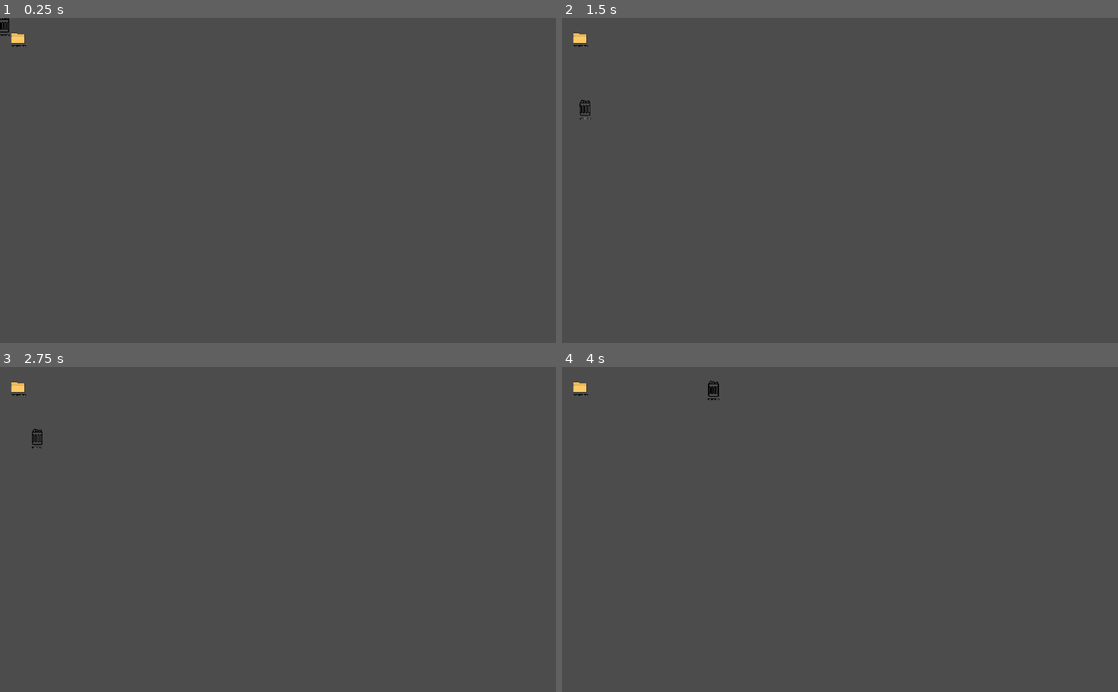
Above: before the commit, frames 1-4 (two rows, left to right).
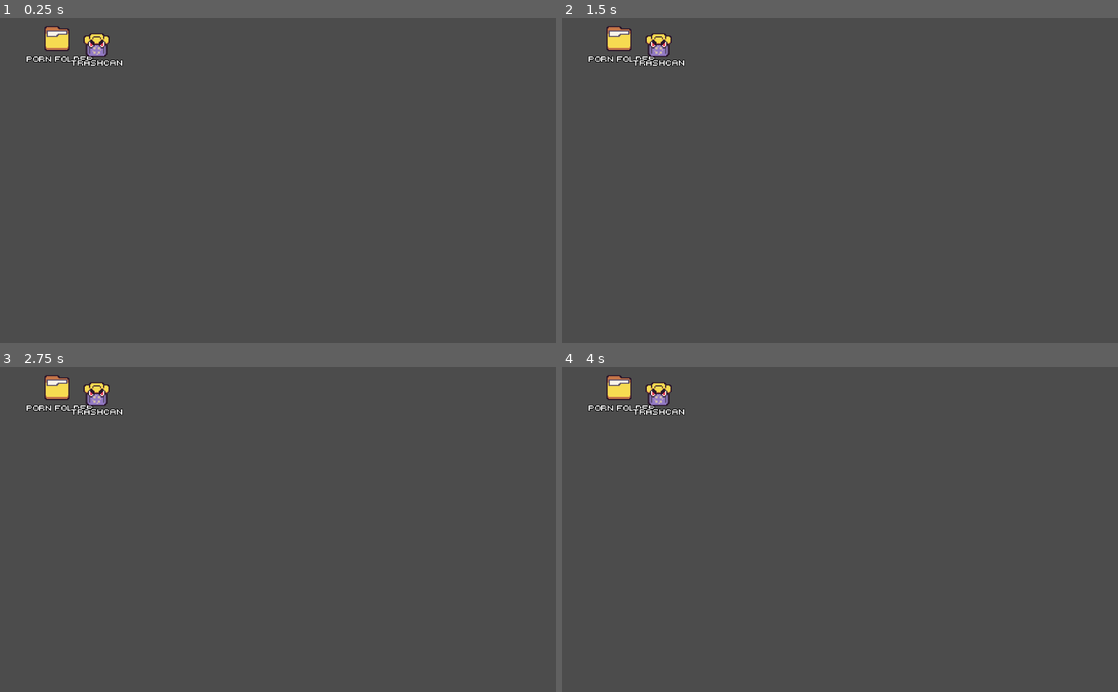
Above: after the commit, the same moments.

Repository: QbieShay/TuttoPizza
Game: Godot game, scene res://VirtualOS/Minigames/SketchyTrashcan/SketchyTrashcan.tscn
Same seed, same stepped clock (60 frames per second), same inputs: the game is played once before the commit and once after it. This scene is started directly instead of the project's main scene.
Inputs (mouse positions are in pixels of both pictures, inside the frame that each line leads up to):
- Up to frame 1 (0.25 s): no input
- Up to frame 2 (1.5 s): tap Enter at 0.5 s; move the mouse to (962, 164) at 0.52 s; click (962, 164) at 0.6 s; drag from (728, 196) to (812, 245) at 1.27 s
- Up to frame 3 (2.75 s): move the mouse to (333, 458) at 2.02 s; click (333, 458) at 2.1 s
- Up to frame 4 (4 s): drag from (812, 594) to (673, 480) at 2.77 s; move the mouse to (1006, 578) at 3.52 s; click (1006, 578) at 3.6 s

The runs differ from the first frame. In frame 1, 1.1% of the frame differs, in the area x 0-23%, y 0-15%; in frame 2, 1.1%; in frame 3, 1.1%; in frame 4, 1.1%, in the area x 2-29%, y 2-15%.

Commit message:
Dragging folder, escape del cestino (da perfezionare), animazioni, nuovi sprite, mouse detection

Diff:
--- a/VirtualOS/Desktop/Folder/Folder.tscn
+++ b/VirtualOS/Desktop/Folder/Folder.tscn
@@ -1,24 +1,28 @@
 [gd_scene load_steps=5 format=2]
 
-[ext_resource path="res://VirtualOS/Desktop/Folder/_folder1.png" type="Texture" id=1]
+[ext_resource path="res://VirtualOS/Desktop/Folder/folder.png" type="Texture" id=1]
 [ext_resource path="res://VirtualOS/Desktop/Folder/FolderLabel.tscn" type="PackedScene" id=2]
 
-[sub_resource type="StyleBoxEmpty" id=1]
+[sub_resource type="DynamicFontData" id=3]
+antialiased = false
+hinting = 0
+font_path = "res://Assets/VirtualOS/RETRO COMPUTER_DEMO.TTF"
 
-[sub_resource type="StyleBoxFlat" id=2]
-draw_center = false
-border_width_left = 2
-border_width_top = 2
-border_width_right = 2
-border_width_bottom = 2
+[sub_resource type="DynamicFont" id=4]
+size = 14
+outline_size = 1
+outline_color = Color( 0, 0, 0, 1 )
+font_data = SubResource( 3 )
 
 [node name="folder1" type="Sprite"]
 texture = ExtResource( 1 )
 
-[node name="Name" parent="." instance=ExtResource( 2 )]
-margin_left = -131.894
-margin_top = 119.804
-margin_bottom = 169.804
-custom_styles/read_only = SubResource( 1 )
-custom_styles/normal = SubResource( 2 )
+[node name="Name" type="Label" parent="." instance=ExtResource( 2 )]
+margin_left = -71.3
+margin_top = 27.4001
+margin_right = 78.7
+margin_bottom = 77.4001
+custom_fonts/font = SubResource( 4 )
+custom_colors/font_color = Color( 1, 1, 1, 1 )
 text = "P0rn F0lder"
+align = 1
--- a/VirtualOS/Desktop/Folder/FolderLabel.tscn
+++ b/VirtualOS/Desktop/Folder/FolderLabel.tscn
@@ -1,35 +1,16 @@
-[gd_scene load_steps=5 format=2]
+[gd_scene load_steps=3 format=2]
 
 [ext_resource path="res://Assets/VirtualOS/RETRO COMPUTER_DEMO.TTF" type="DynamicFontData" id=1]
 
-[sub_resource type="StyleBoxEmpty" id=1]
-
-[sub_resource type="StyleBoxFlat" id=2]
-draw_center = false
-border_width_left = 2
-border_width_top = 2
-border_width_right = 2
-border_width_bottom = 2
-
 [sub_resource type="DynamicFont" id=3]
-size = 30
-outline_size = 4
+size = 14
+outline_size = 1
 outline_color = Color( 0, 0, 0, 1 )
 font_data = ExtResource( 1 )
 
-[node name="Name" type="LineEdit"]
-margin_left = -131.894
-margin_top = 168.625
-margin_right = 131.106
-margin_bottom = 218.625
-custom_styles/read_only = SubResource( 1 )
-custom_styles/normal = SubResource( 2 )
+[node name="Name" type="Label"]
+margin_right = 150.0
+margin_bottom = 31.0
 custom_fonts/font = SubResource( 3 )
-custom_colors/clear_button_color_pressed = Color( 0, 0, 0, 1 )
 custom_colors/font_color = Color( 1, 1, 1, 1 )
 align = 1
-editable = false
-expand_to_text_length = true
-placeholder_text = "Trashcan"
-placeholder_alpha = 1.0
-caret_blink = true
--- a/VirtualOS/Desktop/Trashcan/Trashcan.tscn
+++ b/VirtualOS/Desktop/Trashcan/Trashcan.tscn
@@ -1,20 +1,33 @@
-[gd_scene load_steps=5 format=2]
+[gd_scene load_steps=7 format=2]
 
-[ext_resource path="res://VirtualOS/Desktop/Trashcan/_trashcan1.png" type="Texture" id=1]
-[ext_resource path="res://VirtualOS/Desktop/Folder/FolderLabel.tscn" type="PackedScene" id=2]
+[ext_resource path="res://VirtualOS/Desktop/Trashcan/trash_1.png" type="Texture" id=1]
+[ext_resource path="res://VirtualOS/Desktop/Trashcan/trash_2.png" type="Texture" id=2]
+[ext_resource path="res://VirtualOS/Desktop/Folder/FolderLabel.tscn" type="PackedScene" id=3]
+[ext_resource path="res://Assets/VirtualOS/RETRO COMPUTER_DEMO.TTF" type="DynamicFontData" id=4]
 
-[sub_resource type="StyleBoxEmpty" id=1]
+[sub_resource type="SpriteFrames" id=4]
+animations = [ {
+"frames": [ ExtResource( 1 ), ExtResource( 2 ) ],
+"loop": true,
+"name": "default",
+"speed": 3.0
+} ]
 
-[sub_resource type="StyleBoxFlat" id=2]
-draw_center = false
-border_width_left = 2
-border_width_top = 2
-border_width_right = 2
-border_width_bottom = 2
+[sub_resource type="DynamicFont" id=3]
+size = 14
+outline_size = 1
+outline_color = Color( 0, 0, 0, 1 )
+font_data = ExtResource( 4 )
 
-[node name="Trashcan" type="Sprite"]
-texture = ExtResource( 1 )
+[node name="Trashcan" type="AnimatedSprite"]
+frames = SubResource( 4 )
 
-[node name="Name" parent="." instance=ExtResource( 2 )]
-custom_styles/read_only = SubResource( 1 )
-custom_styles/normal = SubResource( 2 )
+[node name="Name" type="Label" parent="." instance=ExtResource( 3 )]
+margin_left = -74.7906
+margin_top = 22.0
+margin_right = 75.2094
+margin_bottom = 53.0
+custom_fonts/font = SubResource( 3 )
+custom_colors/font_color = Color( 1, 1, 1, 1 )
+text = "Trashcan"
+align = 1
--- /dev/null
+++ b/VirtualOS/Minigames/SketchyTrashcan/Folder.gd
@@ -0,0 +1,30 @@
+extends KinematicBody2D
+
+export var pick_range = 30
+
+var dragging = false
+var inside = false
+var delta_diff = null
+
+signal started_dragging
+signal stopped_dragging
+func _process(delta):
+
+	inside = __get_inside_status()
+
+	var started_dragging = false
+	if inside and Input.is_action_just_pressed("left_mouse"):
+		dragging = true
+		emit_signal("started_dragging")
+	elif dragging and Input.is_action_just_released("left_mouse"):
+		dragging = false
+		emit_signal("stopped_dragging")
+
+	delta_diff = get_local_mouse_position()
+
+	if dragging:
+		position = position + delta_diff
+
+func __get_inside_status():
+	var pos = get_local_mouse_position()
+	return pos.x < pick_range and pos.x > -pick_range and pos.y < pick_range and pos.y > -pick_range
--- a/VirtualOS/Minigames/SketchyTrashcan/SketchyTrashcan.tscn
+++ b/VirtualOS/Minigames/SketchyTrashcan/SketchyTrashcan.tscn
@@ -1,20 +1,17 @@
 [gd_scene load_steps=8 format=2]
 
 [ext_resource path="res://VirtualOS/Minigames/SketchyTrashcan/SketchyTrashcan.gd" type="Script" id=1]
-[ext_resource path="res://VirtualOS/Desktop/Folder/Folder.tscn" type="PackedScene" id=2]
-[ext_resource path="res://VirtualOS/Minigames/SketchyTrashcan/Trashcan.gd" type="Script" id=3]
-[ext_resource path="res://VirtualOS/Desktop/Trashcan/Trashcan.tscn" type="PackedScene" id=4]
+[ext_resource path="res://VirtualOS/Minigames/SketchyTrashcan/Folder.gd" type="Script" id=2]
+[ext_resource path="res://VirtualOS/Desktop/Folder/Folder.tscn" type="PackedScene" id=3]
+[ext_resource path="res://VirtualOS/Minigames/SketchyTrashcan/Trashcan.gd" type="Script" id=4]
+[ext_resource path="res://VirtualOS/Desktop/Trashcan/Trashcan.tscn" type="PackedScene" id=5]
 
-[sub_resource type="CircleShape2D" id=2]
-radius = 177.291
+[sub_resource type="CircleShape2D" id=1]
+radius = 32.4256
 
-[sub_resource type="CapsuleShape2D" id=3]
-radius = 13.9737
-height = 11.1705
-
-[sub_resource type="CapsuleShape2D" id=4]
-radius = 31.5008
-height = 11.349
+[sub_resource type="CapsuleShape2D" id=2]
+radius = 27.3828
+height = 8.02968
 
 [node name="SketchyTrashcan" type="Control"]
 anchor_right = 1.0
@@ -24,26 +21,23 @@
 script = ExtResource( 1 )
 
 [node name="Folder" type="KinematicBody2D" parent="."]
-position = Vector2( 33.426, 37.0744 )
-scale = Vector2( 0.1, 0.1 )
+position = Vector2( 104.72, 37.7803 )
+input_pickable = true
+script = ExtResource( 2 )
 
-[node name="Look" parent="Folder" instance=ExtResource( 2 )]
+[node name="Look" parent="Folder" instance=ExtResource( 3 )]
 
 [node name="Collider" type="CollisionShape2D" parent="Folder"]
-position = Vector2( -3.18216, 2.504 )
+shape = SubResource( 1 )
+
+[node name="Trashcan" type="KinematicBody2D" parent="."]
+position = Vector2( 177.53, 49.7649 )
+script = ExtResource( 4 )
+
+[node name="Collider" type="CollisionShape2D" parent="Trashcan"]
 shape = SubResource( 2 )
 
-[node name="Trashcan" type="KinematicBody2D" parent="."]
-script = ExtResource( 3 )
-
-[node name="Collider" type="CollisionShape2D" parent="Trashcan"]
-shape = SubResource( 3 )
-
-[node name="FleeCollider" type="CollisionShape2D" parent="Trashcan"]
-shape = SubResource( 4 )
-
-[node name="Look" parent="Trashcan" instance=ExtResource( 4 )]
-scale = Vector2( 0.1, 0.1 )
+[node name="Look" parent="Trashcan" instance=ExtResource( 5 )]
 
 [node name="FleeCooldown" type="Timer" parent="Trashcan"]
 one_shot = true
@@ -51,6 +45,7 @@
 [node name="SpeedInterpolation" type="Tween" parent="Trashcan"]
 
 [node name="PathChecker" type="RayCast2D" parent="Trashcan"]
+enabled = true
 
 [node name="TrashSpot1" type="Position2D" parent="." groups=[
 "trashcan_flee_points",
@@ -82,7 +77,12 @@
 ]]
 position = Vector2( 70, 120 )
 
+[connection signal="mouse_entered" from="Folder" to="Folder" method="_on_Folder_mouse_entered"]
+[connection signal="mouse_exited" from="Folder" to="Folder" method="_on_Folder_mouse_exited"]
+[connection signal="started_dragging" from="Folder" to="Trashcan" method="_on_Folder_started_dragging"]
+[connection signal="stopped_dragging" from="Folder" to="Trashcan" method="_on_Folder_stopped_dragging"]
 [connection signal="player_mistake" from="Trashcan" to="." method="_on_Trashcan_player_mistake"]
 [connection signal="wrong_file_deleted" from="Trashcan" to="." method="_on_Trashcan_wrong_file_deleted"]
 [connection signal="timeout" from="Trashcan/FleeCooldown" to="Trashcan" method="_on_FleeCooldown_timeout"]
 [connection signal="tween_completed" from="Trashcan/SpeedInterpolation" to="Trashcan" method="_on_SpeedInterpolation_tween_completed"]
+[connection signal="tween_started" from="Trashcan/SpeedInterpolation" to="Trashcan" method="_on_SpeedInterpolation_tween_started"]
--- a/VirtualOS/Minigames/SketchyTrashcan/Trashcan.gd
+++ b/VirtualOS/Minigames/SketchyTrashcan/Trashcan.gd
@@ -1,8 +1,9 @@
 extends KinematicBody2D
+
+export var flee_range = 50
 
 onready var flee_cooldown = $FleeCooldown
 onready var flee_interpolation = $FleeCooldown
-onready var flee_range = $FleeCollider
 onready var bin_range = $Collider
 onready var can_flee = true
 onready var is_moving = false
@@ -10,6 +11,8 @@
 onready var interpolator = $SpeedInterpolation
 onready var current_point = -1
 onready var flee_points = get_tree().get_nodes_in_group("trashcan_flee_points")
+onready var look = $Look
+onready var is_dragging = false
 
 signal player_mistake
 signal wrong_file_deleted
@@ -22,8 +25,8 @@
 		__flee_from_threat()
 
 func __needs_to_flee():
-	# stub for now
-	return true
+	var pos = get_local_mouse_position()
+	return is_dragging and pos.x < flee_range and pos.x > -flee_range and pos.y < flee_range and pos.y > -flee_range
 
 func __pick_a_point_to_go():
 		# get a random point from the array
@@ -32,7 +35,6 @@
 
 	# address to avoid chosing the same point we are now
 	if point == current_point:
-		print("same_point")
 		point = point-1 if point > 0 else point+1
 	return point
 
@@ -42,6 +44,7 @@
 	var point = __pick_a_point_to_go()
 
 	# cast the ray to that point
+	path_checker.enabled = true
 	path_checker.cast_to = flee_points[point].position
 	path_checker.force_raycast_update()
 
@@ -53,6 +56,8 @@
 
 	# set the current chosen point
 	current_point = point
+
+	path_checker.enabled = false
 
 	# notify of the player mistake
 	emit_signal("player_mistake")
@@ -69,3 +74,16 @@
 
 func _on_SpeedInterpolation_tween_completed(object, key):
 	is_moving = false
+	look.frame = 0
+	look.stop()
+
+func _on_SpeedInterpolation_tween_started(object, key):
+	look.frame = 1
+	look.play()
+
+
+func _on_Folder_started_dragging():
+	is_dragging = true
+
+func _on_Folder_stopped_dragging():
+	is_dragging = false
--- a/project.godot
+++ b/project.godot
@@ -32,6 +32,14 @@
 
 VirtualOS="*res://VirtualOS/Singleton/VirtualOS.gd"
 
+[input]
+
+left_mouse={
+"deadzone": 0.5,
+"events": [ Object(InputEventMouseButton,"resource_local_to_scene":false,"resource_name":"","device":0,"alt":false,"shift":false,"control":false,"meta":false,"command":false,"button_mask":0,"position":Vector2( 0, 0 ),"global_position":Vector2( 0, 0 ),"factor":1.0,"button_index":1,"pressed":false,"doubleclick":false,"script":null)
+ ]
+}
+
 [rendering]
 
 environment/default_environment="res://game.tres"
Binary file removed: VirtualOS/Desktop/Folder/_folder1.png
Binary file added: VirtualOS/Desktop/Folder/folder.png
Not shown, added: VirtualOS/Desktop/Folder/folder.png.import
Binary file removed: VirtualOS/Desktop/Trashcan/_trashcan1.png
Binary file added: VirtualOS/Desktop/Trashcan/trash_1.png
Not shown, changed: VirtualOS/Desktop/Trashcan/trash_1.png.import
Binary file added: VirtualOS/Desktop/Trashcan/trash_2.png
Not shown, changed: VirtualOS/Desktop/Trashcan/trash_2.png.import
